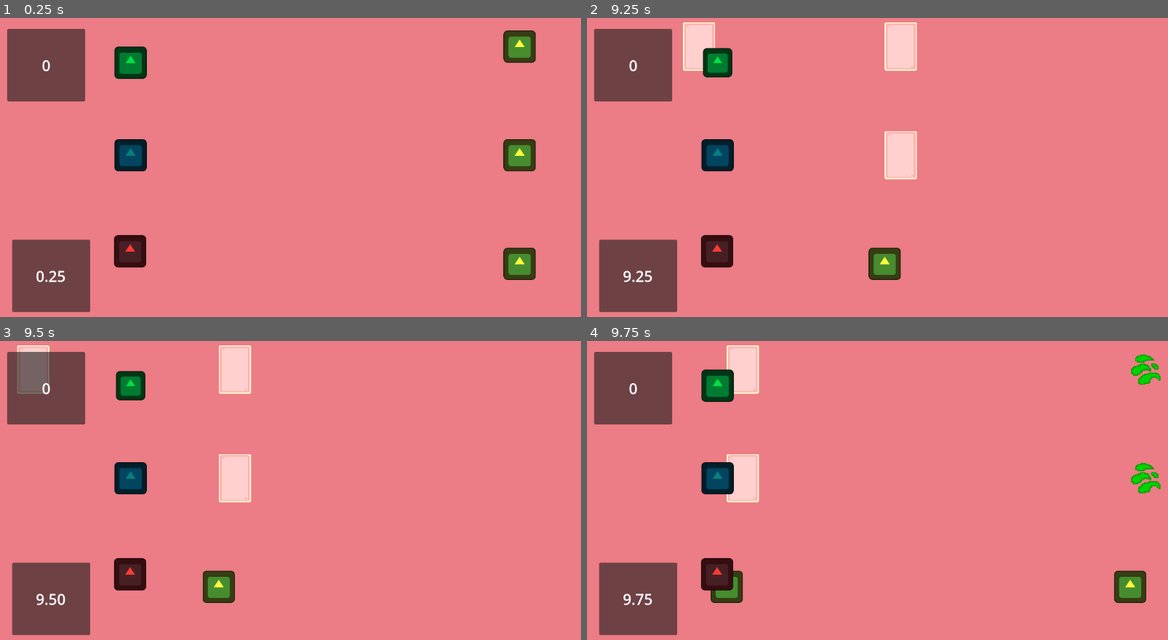
Above: before the commit, frames 1-4 (two rows, left to right).
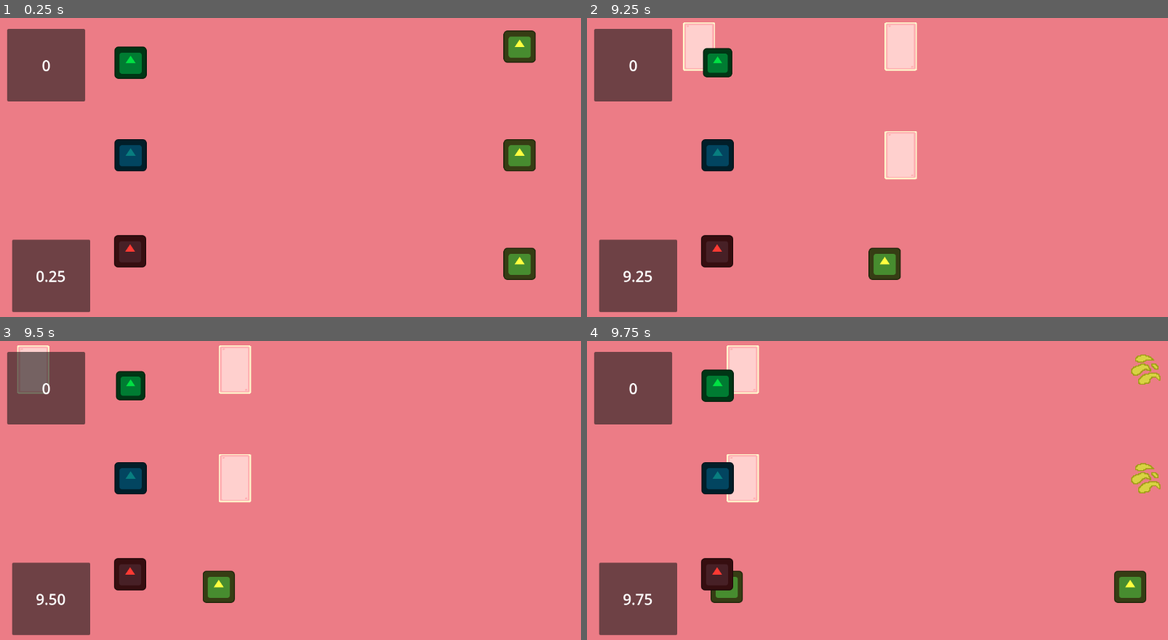
Above: after the commit, the same moments.

Repository: milnej/EscapeFromFrog
Game: Godot game, scene res://game.tscn
Same seed, same stepped clock (60 frames per second), same inputs: the game is played once before the commit and once after it. This scene is started directly instead of the project's main scene. The engine's default icon, where the game draws it, is replaced by a stand-in: a white triangle on a blue panel in a dark square.
Inputs:
- Up to frame 1 (0.25 s): no input
- Up to frame 2 (9.25 s): hold W (beetle_up) 0.53-2.03 s; tap Space (beetle_attack) every 0.75 s from 0.6 to 8.85 s; hold A (note_left) 2.03-3.53 s; hold S (beetle_down) 3.53-4.28 s; hold L (note_right) 4.28-5.03 s; hold W (beetle_up) 5.03-5.78 s; hold L (note_right) 5.78-8.03 s; hold S (beetle_down) 8.03-8.78 s; hold A (note_left) from 8.78 s (still down)
- Up to frame 3 (9.5 s): keep holding A (note_left)
- Up to frame 4 (9.75 s): release A (note_left) at 9.53 s; hold W (beetle_up) from 9.53 s (still down); tap Space (beetle_attack) at 9.6 s

Frames 1-3 are identical in both runs. In frame 4, 0.6% of the frame differs, in the area x 93-99%, y 4-51%.
Error in both runs: Attempt to call function 'get_node' in base 'null instance' on a null instance. (res://Scripts/note.gd:25)

Commit message:
Update acid.tscn

Diff:
--- a/Scene/acid.tscn
+++ b/Scene/acid.tscn
@@ -47,10 +47,12 @@
 points_value = 0
 
 [node name="AnimatedSprite2D" type="AnimatedSprite2D" parent="."]
-modulate = Color(0, 1, 0, 1)
 texture_filter = 1
 sprite_frames = SubResource("SpriteFrames_ixium")
 autoplay = "default"
+frame = 1
+frame_progress = 0.480444
+speed_scale = 0.8
 
 [node name="Area2D" type="Area2D" parent="AnimatedSprite2D"]
 collision_layer = 2
